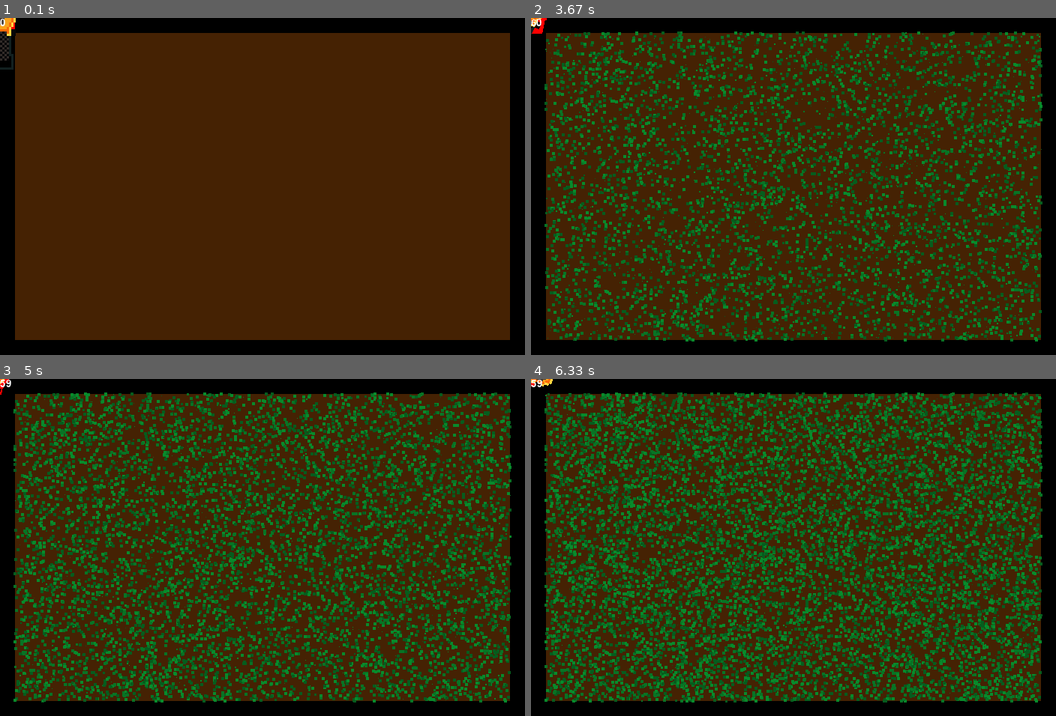
Above: before the commit, frames 1-4 (two rows, left to right).
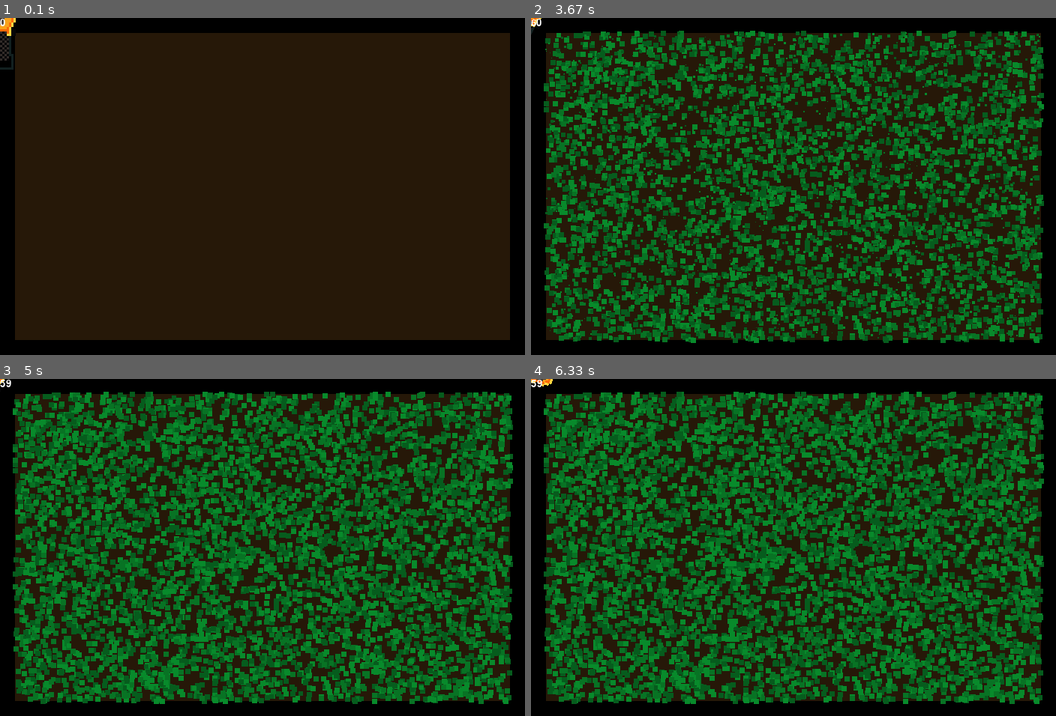
Above: after the commit, the same moments.

Repository: Acaippa/pygame-lawnmower
Game: pygame game, started from ver 0.2/main.py
Same seed, same stepped clock (60 frames per second), same inputs: the game is played once before the commit and once after it.
Inputs:
- Up to frame 1 (0.1 s): no input
- Up to frame 2 (3.67 s): hold Right 0.33-0.8 s; hold Up 0.83-1.13 s; hold Right 1.17-1.63 s; hold Left 1.67-2.2 s; hold Down 2.23-2.53 s; hold Left 2.57-2.97 s; hold Up 3-3.37 s; hold Right from 3.4 s (still down)
- Up to frame 3 (5 s): release Right at 4.03 s; hold Down 4.07-4.43 s; hold Left 4.47-4.93 s; hold Right from 4.97 s (still down)
- Up to frame 4 (6.33 s): release Right at 5.43 s; hold Up 5.47-5.77 s; hold Right 5.8-6.27 s; hold Left from 6.3 s (still down)

The runs differ from the first frame. In frame 1, 86% of the frame differs, in the area x 2-98%, y 1-96%; in frame 2, 68%; in frame 3, 64%; in frame 4, 62%.

Commit message:
Add particles to mower and change ground color

Diff:
--- a/ver 0.2/modules/grass.py
+++ b/ver 0.2/modules/grass.py
@@ -8,7 +8,7 @@
 		self.display_surface = pygame.display.get_surface()
 		self.image = pygame.Surface((0, 0))
 
-		self.color_list = ["#088a2b", "#087324", "#065c1d"]
+		self.color_list = GRASS_COLORS
 
 		self.color = self.get_color()
 
--- a/ver 0.2/modules/grass_spawner.py
+++ b/ver 0.2/modules/grass_spawner.py
@@ -63,6 +63,7 @@
 				offset_y = grass.rect[1] - self.mower.rotated_cutting_surface_rect[1]
 				if self.mower.rotated_cutting_mask.overlap(grass.mask, (offset_x, offset_y)) != None:
 					grass.on_collision()
+					self.mower.on_collision()
 
 	def get_grass(self):
 		return self.grass_list
--- a/ver 0.2/modules/ground.py
+++ b/ver 0.2/modules/ground.py
@@ -12,7 +12,7 @@
 		self.size = (w-self.margin*2, h-self.margin*2)
 
 		self.image = pygame.Surface(self.size)
-		self.image.fill("#452203")
+		self.image.fill("#261808")
 
 		self.mower = None
 
--- a/ver 0.2/modules/mower.py
+++ b/ver 0.2/modules/mower.py
@@ -35,18 +35,16 @@
 
 		self.on_bool = True
 
-		self.particles_spawner = ParticleSpawner()
+		self.grass_particles = ParticleSpawner()
 
 	def update(self, dt):
 		self.delta_time = dt
 
 		self.process_input()
 
-		self.particles_spawner.spawn_particles(pos = self.pos)
+		self.rotate()
 
-		self.particles_spawner.update(self.delta_time)
-
-		self.rotate()
+		self.grass_particles.update(self.delta_time)
 
 		self.draw()
 
@@ -83,6 +81,10 @@
 		self.rotated_cutting_surface_rect = self.rotated_cutting_surface.get_rect(center = self.pos)
 		self.rotated_cutting_mask = pygame.mask.from_surface(self.rotated_cutting_surface)
 
+	def on_collision(self):
+		self.grass_particles.spawn_particles(pos=self.pos, angle=radians(self.angle+100+randint(-10, 10)), velocity=500, ttl=uniform(0.1, 0.2), color=choice(GRASS_COLORS_PARTICLES), size=5, ppf=20)
+
+
 
 class Mower01(Mower):
 	def __init__(self):
--- a/ver 0.2/modules/particles.py
+++ b/ver 0.2/modules/particles.py
@@ -3,7 +3,7 @@
 from math import*
 
 class Particle: # Particle moving in a certain direction at a certain speed for a certain time.
-	def __init__(self, pos, angle, ttl, velocity, size, color, image = None):
+	def __init__(self, parent, pos, angle, ttl, velocity, size, color, image = None):
 		self.display_surface = pygame.display.get_surface()
 		if image != None:
 			self.image = image
@@ -24,15 +24,20 @@
 
 		self.delta_time = 0
 
+		self.parent = parent
+
 	def update(self, dt):
 		self.delta_time = dt
 
-		self.pos = self.pos[0] - (self.velocity * cos(self.angle)) * self.delta_time, self.pos[1] - (self.velocity * sin(self.angle)) * self.delta_time
+		self.pos = self.pos[0] - (self.velocity * sin(self.angle)) * self.delta_time, self.pos[1] - (self.velocity * cos(self.angle)) * self.delta_time
 
 		self.draw()
 
 	def draw(self):
 		self.display_surface.blit(self.image, self.pos)
+
+	def remove_self(self):
+		self.parent.particle_list.remove(self)
 
 class ParticleSpawner:
 	def __init__(self): # Spawns particles.
@@ -56,12 +61,18 @@
 		angle = kwargs.get("angle", 0)
 		time_to_live = kwargs.get("ttl", 3)
 		velocity = kwargs.get("velocity", 10)
-		size = kwargs.get("size", 20)
+		size = kwargs.get("size", 10)
 		color = kwargs.get("color", "#ff0000")
 		image = kwargs.get("image", None)
+		particles_per_frame = kwargs.get("ppf", 1)
 
-		self.particle_list.append(Particle(position, angle, time_to_live, velocity, size, color, image))
+		for i in range(particles_per_frame):
+			self.particle_list.append(Particle(self, position, angle, time_to_live, velocity, size, color, image))
 
 	def update_particles(self):
 		for particle in self.particle_list:
-			particle.update(self.delta_time)
+			if particle.time_alive < particle.time_to_live:
+				particle.update(self.delta_time)
+				particle.time_alive += 1 * self.delta_time
+			else:
+				particle.remove_self()
--- a/ver 0.2/settings.py
+++ b/ver 0.2/settings.py
@@ -1,8 +1,11 @@
 WIDTH = 700
 HEIGHT = 450
 FPS = 60
-GRASS_SIZE = 4
+GRASS_SIZE = 7
 GROW_RATE = 4
-MAX_GRASS_AMOUNT = 10000
+MAX_GRASS_AMOUNT = 5000
 SPREAD = 20
 MOWER_SIZE = 3
+
+GRASS_COLORS = ["#088a2b", "#087324", "#065c1d"]
+GRASS_COLORS_PARTICLES = ["#199b3c", "#197335", "#176d2e"]
